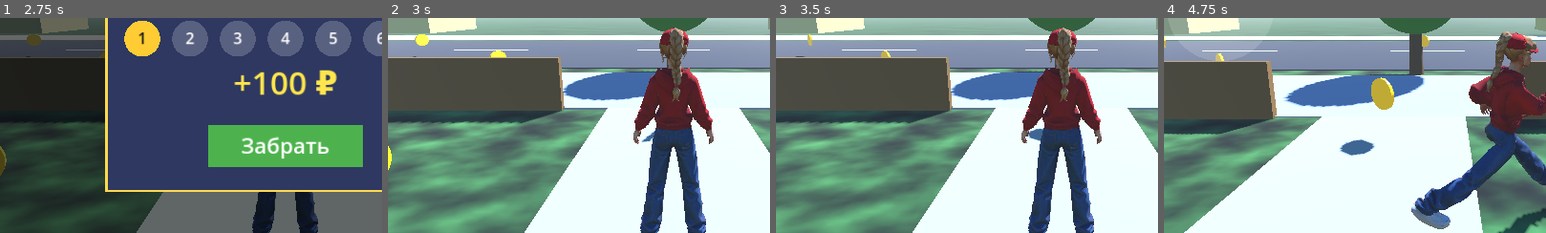
Above: before the commit, frames 1-4 (left to right).
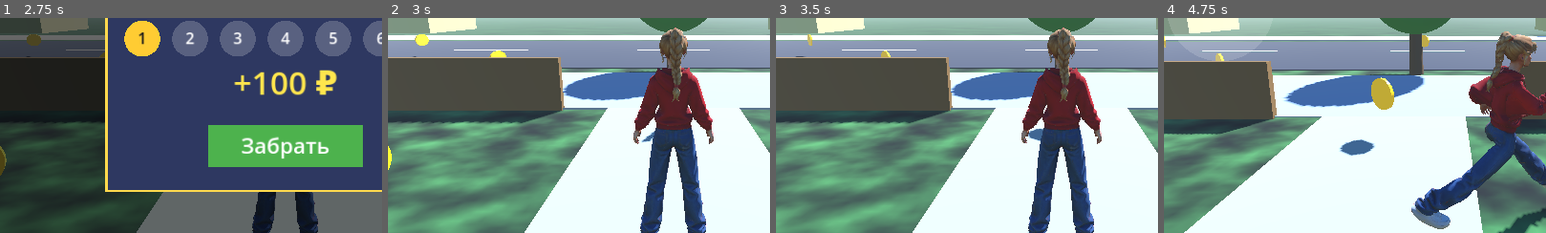
Above: after the commit, the same moments.

Repository: anon-anonymnyy/My-Games-
Game: Godot game, scene res://main.tscn
Same seed, same stepped clock (60 frames per second), same inputs: the game is played once before the commit and once after it.
Inputs (mouse positions are % of the whole screen's width and height, from its top left):
- Up to frame 1 (2.75 s): tap Enter at 0.5 s; move the mouse to (72, 45) at 0.52 s; click (72, 45) at 0.67 s; drag from (30, 55) to (45, 70) at 1.27 s; move the mouse to (60, 28) at 2.02 s; click (60, 28) at 2.17 s
- Up to frame 2 (3 s): drag from (45, 70) to (20, 35) at 2.77 s
- Up to frame 3 (3.5 s): no input
- Up to frame 4 (4.75 s): move the mouse to (80, 65) at 3.52 s; click (80, 65) at 3.67 s; drag from (20, 35) to (35, 25) at 4.27 s
The pictures show only the part of the screen within x 13-63%, y 38-88%; the shares and areas given below are measured in that part.

Frame 1 is identical in both runs. In frame 2, 0.2% of the frame differs, in the area x 71-79%, y 4-13%; in frame 3, 0.2%; in frame 4, 0.4%, in the area x 89-98%, y 6-33%.

Commit message:
Add files via upload

Diff:
--- a/main.gd
+++ b/main.gd
@@ -8,8 +8,8 @@
 const JUMP_V := 8.0
 const STICK_R := 90.0
 const MODEL_SCALE := 1.05
-const SKATE_LIFT := 0.217
-const LOOPING := ["idle", "walk", "run", "fall", "skate_ride", "skate_push"]
+const SKATE_LIFT := 0.175
+const LOOPING := ["idle", "walk", "run", "fall", "skate_ride", "skate_push", "skate_stand"]
 const SAVE_PATH := "user://save.json"
 const TRICKS := [
 	{"id": "kickflip", "name": "Кикфлип", "pts": 300},
@@ -56,6 +56,10 @@
 var heading := 0.0
 var skating := false
 var skate_speed := 0.0
+var mount_t := 0.0
+var push_t := 0.0
+var push_cd := 2.5
+var boost := 0.0
 var vel := Vector3.ZERO
 var was_on_floor := true
 var land_t := 0.0
@@ -508,7 +512,6 @@
 		for n in anim.get_animation_list():
 			var a: Animation = anim.get_animation(n)
 			a.loop_mode = Animation.LOOP_LINEAR if (n in LOOPING) else Animation.LOOP_NONE
-	_attach_cap(id)
 	cur_anim = ""
 	_play("idle")
 	_save()
@@ -919,6 +922,10 @@
 	player.floor_snap_length = 0.6 if skating else 0.1
 	if board != null:
 		board.visible = skating
+	mount_t = 0.8 if skating else 0.0
+	push_t = 0.0
+	push_cd = 2.5
+	boost = 0.0
 	cam.position.z = 3.4 if skating else 2.7
 	cur_anim = ""
 
@@ -945,6 +952,9 @@
 	if state != "play" or model == null:
 		return
 	var mag := stick_vec.length()
+	if skating and mount_t > 0.0:
+		mount_t = maxf(0.0, mount_t - d)
+		mag = 0.0
 	var dir := Vector3(stick_vec.x, 0, stick_vec.y).rotated(Vector3.UP, yaw)
 	var on_floor := player.is_on_floor()
 	if not skating:
@@ -967,9 +977,12 @@
 			var along := hv.dot(fwd)
 			var lat := hv - fwd * along
 			lat = lat.move_toward(Vector3.ZERO, 14.0 * d)
+			var tspd := SKATE_MAX * mag * (0.8 + 0.2 * boost)
 			if mag > 0.15:
-				if along < SKATE_MAX * mag:
-					along = move_toward(along, SKATE_MAX * mag, 6.0 * d)
+				if along < tspd:
+					along = move_toward(along, tspd, 6.0 * d)
+				else:
+					along = move_toward(along, tspd, 0.7 * d)
 			else:
 				along = move_toward(along, 0.0, 1.2 * d)
 			if brake_id != -1:
@@ -1005,6 +1018,18 @@
 	cur_pos = player.global_position
 	if skating:
 		skate_speed = Vector2(vel.x, vel.z).length()
+		boost = maxf(0.0, boost - d / 3.5)
+		if player.is_on_floor() and mag > 0.15 and mount_t <= 0.0 and not trick_active:
+			if push_t > 0.0:
+				push_t = maxf(0.0, push_t - d)
+			elif skate_speed > 3.0 and skate_speed >= SKATE_MAX * mag * 0.7:
+				push_cd -= d
+				if push_cd <= 0.0:
+					push_t = 1.1
+					push_cd = randf_range(3.0, 5.0)
+					boost = 1.0
+		else:
+			push_t = 0.0
 	if skating and player.is_on_floor():
 		stats["dist"] = float(stats["dist"]) + Vector2(vel.x, vel.z).length() * d
 	if player.is_on_floor() and not was_on_floor:
@@ -1030,8 +1055,14 @@
 	elif land_t > 0.0 and not skating:
 		_play("land")
 	elif skating:
-		if mag > 0.15 and skate_speed < SKATE_MAX * 0.7:
+		if mount_t > 0.0:
+			_play("skate_mount")
+		elif push_t > 0.0:
+			_play("skate_kick")
+		elif mag > 0.15 and skate_speed < SKATE_MAX * mag * 0.7:
 			_play("skate_push")
+		elif mag <= 0.15 and skate_speed < 0.6:
+			_play("skate_stand")
 		else:
 			_play("skate_ride")
 	elif hs > 6.0:
@@ -1071,8 +1102,9 @@
 	var vx := vis_up.cross(vz).normalized()
 	visual.basis = Basis(vx, vis_up, vz)
 	var lift := SKATE_LIFT if skating else 0.0
-	model.position.y = lerpf(model.position.y, MODEL_SCALE + lift, minf(1.0, 15.0 * d))
-	model.position.x = lerpf(model.position.x, 0.25 if skating else 0.0, minf(1.0, 15.0 * d))
+	var lk := 7.0 if mount_t > 0.0 else 15.0
+	model.position.y = lerpf(model.position.y, MODEL_SCALE + lift, minf(1.0, lk * d))
+	model.position.x = lerpf(model.position.x, 0.25 if skating else 0.0, minf(1.0, lk * d))
 	model.position.z = lerpf(model.position.z, 0.0 if skating else 0.0, minf(1.0, 15.0 * d))
 	if board != null and skating:
 		if trick_active:
Binary file changed: sasha_boy.glb
Binary file changed: sasha_girl.glb
Binary file changed: skateboard2.glb
